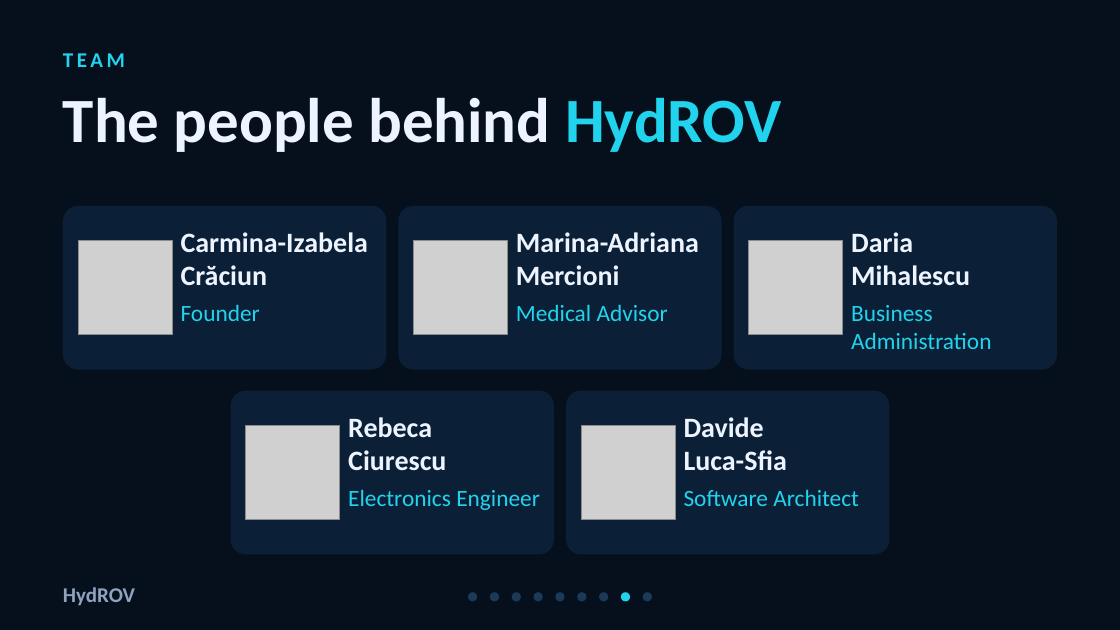
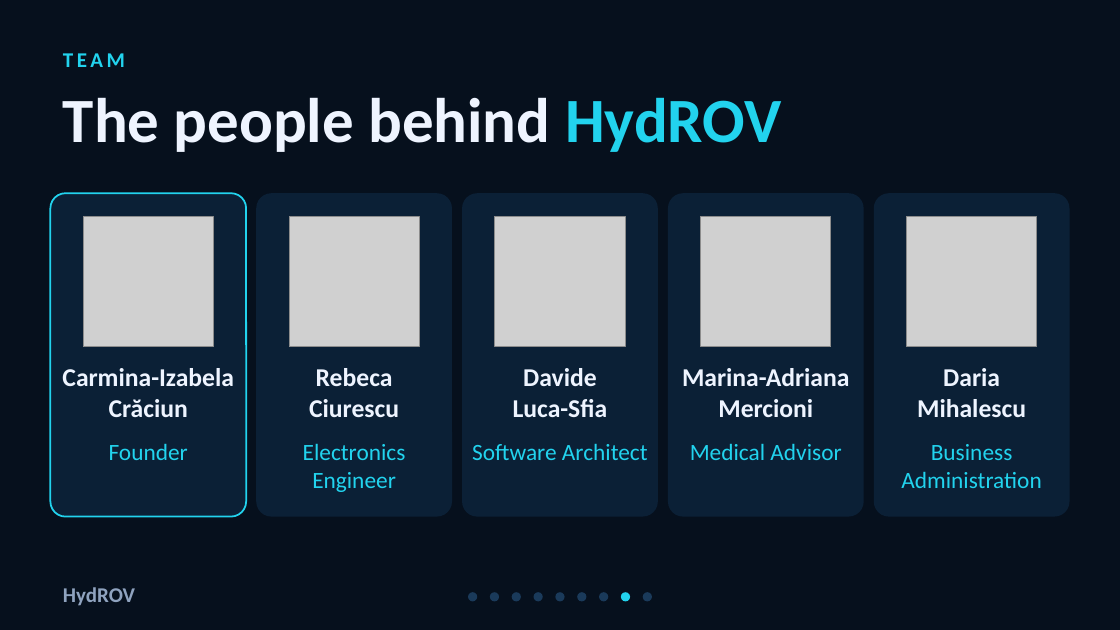
Before and after one commit to Davide-glitch/HydROV, a slide deck: slide 8 of deck/deck.pptx. Drawn at 1120x630 pixels with LibreOffice and Linux fonts; fonts in the diff are those of the drawing; grey boxes stand for pictures. Boxes give left, top, right and bottom in pixels: in the first picture for what was removed or moved away, otherwise in the second. Text is boxed around its words. In the diff, an @@ line names an element or a change of style, - is before the commit and + after.

```diff
--- a/deck/deck.pptx
+++ b/deck/deck.pptx
@@ rounded rectangle resized from (x1=63, y1=206, x2=386, y2=370) to (x1=50, y1=193, x2=246, y2=517) @@
@@ rounded rectangle at (x1=50, y1=193, x2=246, y2=517): outline none to #22D3EE 1.5 pt; proportions changed @@
@@ rounded rectangle resized from (x1=398, y1=206, x2=722, y2=370) to (x1=256, y1=193, x2=452, y2=517) @@
@@ proportions changed in 4 elements at (x1=256, y1=193, x2=452, y2=517), (x1=874, y1=193, x2=1070, y2=517), (x1=668, y1=193, x2=864, y2=517), (x1=462, y1=193, x2=658, y2=517) @@
@@ rounded rectangle resized from (x1=734, y1=206, x2=1057, y2=370) to (x1=462, y1=193, x2=658, y2=517) @@
@@ rounded rectangle resized from (x1=231, y1=391, x2=555, y2=555) to (x1=668, y1=193, x2=864, y2=517) @@
@@ rounded rectangle resized from (x1=566, y1=391, x2=890, y2=555) to (x1=874, y1=193, x2=1070, y2=517) @@
@@ picture resized from (x1=78, y1=241, x2=172, y2=335) to (x1=83, y1=217, x2=213, y2=347) @@
@@ picture added at (x1=289, y1=217, x2=419, y2=347) @@
@@ picture added at (x1=495, y1=217, x2=625, y2=347) @@
@@ picture added at (x1=701, y1=217, x2=831, y2=347) @@
@@ picture added at (x1=907, y1=217, x2=1037, y2=347) @@
@@ picture removed at (x1=413, y1=241, x2=507, y2=335) @@
@@ picture removed at (x1=749, y1=241, x2=843, y2=335) @@
@@ text "Carmina-Izabela" moved from (x1=181, y1=232, x2=368, y2=285) to (x1=62, y1=368, x2=234, y2=417) @@
@@ text "Rebeca" moved from (x1=348, y1=417, x2=446, y2=470) to (x1=309, y1=368, x2=399, y2=417) @@
@@ size 24 to 22 pt; alignment left to centre in 5 elements at (x1=62, y1=368, x2=234, y2=417), (x1=309, y1=368, x2=399, y2=417), (x1=917, y1=368, x2=1026, y2=417), (x1=682, y1=368, x2=849, y2=417), (x1=513, y1=368, x2=608, y2=417) @@
@@ text "Davide" moved from (x1=684, y1=417, x2=787, y2=470) to (x1=513, y1=368, x2=608, y2=417) @@
@@ text "Marina-Adriana" moved from (x1=516, y1=232, x2=699, y2=285) to (x1=682, y1=368, x2=849, y2=417) @@
@@ text "Daria" moved from (x1=851, y1=232, x2=970, y2=285) to (x1=917, y1=368, x2=1026, y2=417) @@
@@ text "Founder" moved from (x1=181, y1=305, x2=260, y2=321) to (x1=109, y1=444, x2=188, y2=460) @@
@@ picture removed at (x1=246, y1=426, x2=340, y2=520) @@
@@ text "Electronics Engineer" moved from (x1=348, y1=490, x2=540, y2=510) to (x1=303, y1=444, x2=406, y2=492) @@
@@ alignment left to centre in 5 elements at (x1=109, y1=444, x2=188, y2=460), (x1=303, y1=444, x2=406, y2=492), (x1=901, y1=444, x2=1041, y2=488), (x1=690, y1=444, x2=841, y2=460), (x1=472, y1=444, x2=648, y2=460) @@
@@ text "Software Architect" moved from (x1=684, y1=490, x2=859, y2=506) to (x1=472, y1=444, x2=648, y2=460) @@
@@ picture removed at (x1=581, y1=426, x2=676, y2=520) @@
@@ text "Medical Advisor" moved from (x1=516, y1=305, x2=668, y2=321) to (x1=690, y1=444, x2=841, y2=460) @@
@@ text "Business Administration" moved from (x1=851, y1=305, x2=991, y2=349) to (x1=901, y1=444, x2=1041, y2=488) @@
```
Also in this commit, not shown: 2 other slides changed, 10 other files.
